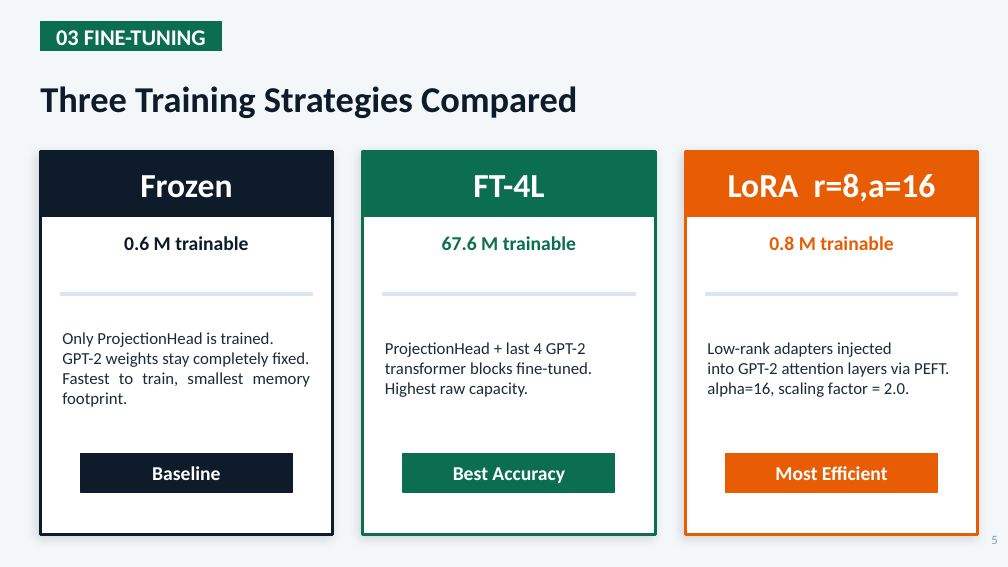
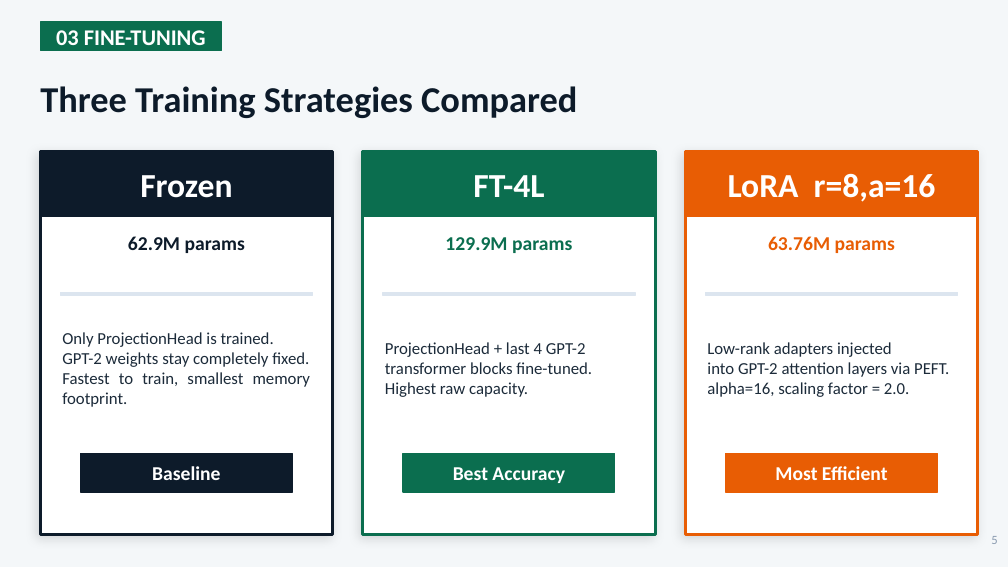
Before and after one commit to lequo-neu/Generative_Project, a slide deck: slide 5 of reports/Generative_Presentation_Group8.pptx. Drawn at 1008x567 pixels with LibreOffice and Linux fonts; fonts in the diff are those of the drawing. Boxes give left, top, right and bottom in pixels: in the first picture for what was removed or moved away, otherwise in the second. Text is boxed around its words. In the diff, an @@ line names an element or a change of style, - is before the commit and + after.

```diff
--- a/reports/Generative_Presentation_Group8.pptx
+++ b/reports/Generative_Presentation_Group8.pptx
@@ text at [128,236,245,253]: text changed @@
-0.6 M trainable
+62.9M params
@@ text at [445,237,572,253]: text changed @@
-67.6 M trainable
+129.9M params
@@ text at [768,236,895,253]: text changed @@
-0.8 M trainable
+63.76M params
```
Also in this commit, not shown: 3 other slides changed, 8 other files.
